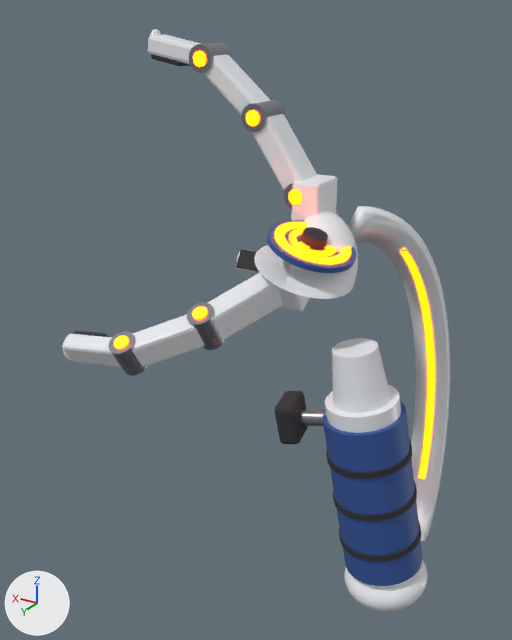
What one commit did to the glTF model Tools/claw/claw_tool.glb.
Before and after are seen from a 50 mm lens placed at (-0.072, 0.232, 0.14), pointed at (0.064, 0.006, 0.027). Every picture has the same lights, and +X, +Y and +Z are marked at lower left. The picture after the commit comes second. Vertices at exactly the same position are counted once.

The scene before the commit, as lines of its bpy script (objects in view):
```python
me_clawbody = bpy.data.meshes.new('ClawBody')
me_clawbody.from_pydata(...)  # 3042 vertices, 5992 faces; spans x -0.019..0.055, y -0.07..0.039, z -0.085..0.086
# faces by material slot: [3004, 376, 572, 1792, 248]
me_clawbody.materials.append(mat_m_clawwhite)  # white #eaecf0
me_clawbody.materials.append(mat_m_clawblue)  # blue #305599
me_clawbody.materials.append(mat_m_clawrubber)  # dark grey #303035
me_clawbody.materials.append(mat_m_clawglow)  # orange #ff6100, glowing orange #ff6100
me_clawbody.materials.append(mat_m_clawmetal)  # grey #999ba2
me_f2s0 = bpy.data.meshes.new('F2S0')
me_f2s0.from_pydata(...)  # 224 vertices, 428 faces; spans x 0.041..0.0666, y 0.0089..0.0436, z 0.0313..0.0596
# faces by material slot: [108, 108, 92, 120]
me_f2s0.materials.append(mat_m_clawwhite)  # white #eaecf0
me_f2s0.materials.append(mat_m_clawblue)  # blue #305599
me_f2s0.materials.append(mat_m_clawmetal)  # grey #999ba2
me_f2s0.materials.append(mat_m_clawglow)  # orange #ff6100, glowing orange #ff6100
me_f2s1 = bpy.data.meshes.new('F2S1')
me_f2s1.from_pydata(...)  # 224 vertices, 428 faces; spans x 0.0594..0.0882, y 0.032..0.0605, z 0.0219..0.0459
# faces by material slot: [108, 108, 92, 120]
me_f2s1.materials.append(mat_m_clawwhite)  # white #eaecf0
me_f2s1.materials.append(mat_m_clawblue)  # blue #305599
me_f2s1.materials.append(mat_m_clawmetal)  # grey #999ba2
me_f2s1.materials.append(mat_m_clawglow)  # orange #ff6100, glowing orange #ff6100
ob_clawbody = bpy.data.objects.new('ClawBody', me_clawbody)
ob_clawbody.location = (0.0, 0.0, 0.0)
ob_f2s0 = bpy.data.objects.new('F2S0', me_f2s0)
ob_f2s0.location = (0.0, 0.0, 0.0)
ob_f2s1 = bpy.data.objects.new('F2S1', me_f2s1)
ob_f2s1.location = (0.0, 0.0, 0.0)
# also in view: 'F0S1' at (0.074, 0.0, 0.114); 'F0S2' at (0.098, 0.0, 0.128); 'F2S2' at (0.098, 0.057, 0.027); 'F0S0' at (0.054, 0.0, 0.091)
```
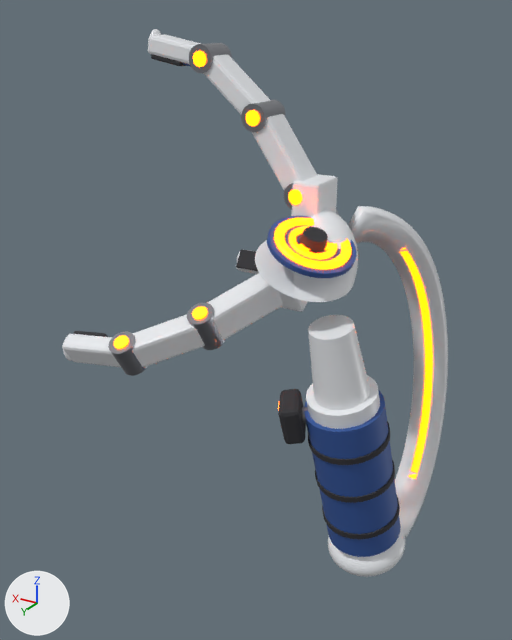
Where the change shows, as pixel boxes (x1, y1, x2, y2) in the pictures (512 x 640 px; the box of a moved part takes in the faces that stretch with it):
'ClawBody', reshaped (8% shorter)
    before: (254, 174, 450, 611)
    after: (255, 174, 448, 577)
part 1 of me_clawbody, moved or reshaped
    before: (325, 385, 412, 588)
    after: (306, 375, 383, 558)
part 2 of me_clawbody, moved or reshaped
    before: (344, 560, 428, 611)
    after: (328, 525, 405, 577)
part 3 of me_clawbody, moved or reshaped
    before: (332, 338, 391, 413)
    after: (308, 315, 370, 410)
part 4 of me_clawbody, moved or reshaped
    before: (322, 401, 422, 586)
    after: (304, 391, 401, 557)
part 5 of me_clawbody, moved or reshaped
    before: (267, 221, 356, 273)
    after: (267, 216, 356, 278)
part 6 of me_clawbody, moved or reshaped
    before: (339, 521, 421, 562)
    after: (322, 497, 400, 539)
part 7 of me_clawbody, moved or reshaped
    before: (333, 482, 417, 521)
    after: (315, 459, 395, 503)
part 8 of me_clawbody, moved or reshaped
    before: (326, 440, 412, 479)
    after: (308, 421, 390, 465)
part 9 of me_clawbody, moved or reshaped
    before: (275, 391, 308, 444)
    after: (278, 389, 306, 444)
part 10 of me_clawbody, moved or reshaped
    before: (274, 222, 351, 265)
    after: (274, 217, 352, 270)
part 11 of me_clawbody, moved or reshaped
    before: (289, 229, 337, 257)
    after: (288, 226, 337, 260)
part 12 of me_clawbody, moved or reshaped
    before: (299, 241, 310, 248)
    after: (299, 243, 310, 251)
part 13 of me_clawbody, moved or reshaped (mostly hidden afterwards)
    before: (299, 409, 326, 426)
    after: (302, 407, 308, 423)
part 14 of me_clawbody, moved or reshaped
    before: (254, 209, 358, 299)
    after: (255, 209, 358, 302)
part 15 of me_clawbody, moved or reshaped
    before: (409, 299, 450, 542)
    after: (395, 298, 448, 538)

Patch to the scene script:
```diff
--- a/Tools/claw/claw_tool.glb.py
+++ b/Tools/claw/claw_tool.glb.py
@@ me_clawbody @@
-me_clawbody.from_pydata(...)  # 3042 vertices, 5992 faces; spans x -0.019..0.055, y -0.07..0.039, z -0.085..0.086
+me_clawbody.from_pydata(...)  # 3042 vertices, 5992 faces; spans x -0.005..0.055, y -0.072..0.038, z -0.084..0.086
+# me_clawbody part 1: the loose piece of 64 vertices spanning x -0.016..0.023, y 0.005..0.036, z -0.066..0.017 is multiplied about its middle by the matrix ((0.997, 0.006, -0.071), (0.006, 0.988, 0.157), (0.071, -0.157, 0.985)), then moved by (0.012, -0.009, -0.001)
+# me_clawbody part 2: the loose piece of 482 vertices spanning x -0.019..0.013, y 0.002..0.035, z -0.073..-0.053 is multiplied about its middle by the matrix ((0.997, 0.006, -0.071), (0.006, 0.988, 0.157), (0.071, -0.157, 0.985)), then moved by (0.014, -0.015, 0.0)
+# me_clawbody part 3: the loose piece of 64 vertices spanning x 0.0..0.021, y 0.012..0.033, z 0.011..0.036 is multiplied about its middle by the matrix ((1.004, 0.007, -0.034), (0.019, 0.992, 0.236), (0.135, -0.137, 1.355)), then moved by (0.009, 0.0, 0.003)
+# me_clawbody part 4: the loose piece of 64 vertices spanning x -0.016..0.024, y 0.004..0.037, z -0.058..0.011 is multiplied about its middle by the matrix ((0.997, 0.006, -0.071), (0.006, 0.988, 0.157), (0.071, -0.157, 0.985)), then moved by (0.012, -0.009, -0.001)
+# me_clawbody part 5: the loose piece of 128 vertices spanning x 0.017..0.047, y 0.006..0.037, z 0.062..0.073 is multiplied about its middle by the matrix ((0.998, 0.024, -0.062), (-0.015, 0.989, 0.147), (0.065, -0.146, 0.987))
+# me_clawbody part 6: the loose piece of 64 vertices spanning x -0.015..0.016, y 0.004..0.035, z -0.047..-0.039 is multiplied about its middle by the matrix ((0.997, 0.006, -0.071), (0.006, 0.988, 0.157), (0.071, -0.157, 0.985)), then moved by (0.013, -0.012, -0.002)
+# me_clawbody part 7: the loose piece of 64 vertices spanning x -0.012..0.019, y 0.005..0.036, z -0.029..-0.021 is multiplied about its middle by the matrix ((0.997, 0.006, -0.071), (0.006, 0.988, 0.157), (0.071, -0.157, 0.985)), then moved by (0.012, -0.009, 0.0)
+# me_clawbody part 8: the loose piece of 64 vertices spanning x -0.009..0.022, y 0.006..0.037, z -0.011..-0.003 is multiplied about its middle by the matrix ((0.997, 0.006, -0.071), (0.006, 0.988, 0.157), (0.071, -0.157, 0.985)), then moved by (0.011, -0.006, 0.001)
+# me_clawbody part 9: the loose piece of 56 vertices spanning x 0.03..0.042, y 0.019..0.035, z -0.007..0.01 is multiplied about its middle by the matrix ((0.962, -0.269, -0.051), (0.273, 0.955, 0.113), (0.018, -0.123, 0.992)), then moved by (0.0, -0.001, 0.0)
+# me_clawbody part 10: the loose piece of 256 vertices spanning x 0.019..0.045, y 0.009..0.036, z 0.064..0.073 is multiplied about its middle by the matrix ((0.998, 0.024, -0.062), (-0.015, 0.989, 0.147), (0.065, -0.146, 0.987))
+# me_clawbody part 11: the loose piece of 128 vertices spanning x 0.023..0.04, y 0.014..0.031, z 0.066..0.072 is multiplied about its middle by the matrix ((0.998, 0.024, -0.062), (-0.015, 0.989, 0.147), (0.065, -0.146, 0.987))
+# me_clawbody part 12: the loose piece of 32 vertices spanning x 0.031..0.035, y 0.025..0.029, z 0.068..0.07 is moved by (0.0, 0.0, -0.001)
+# me_clawbody part 13: the loose piece of 32 vertices spanning x 0.021..0.034, y 0.021..0.029, z -0.001..0.007 is multiplied about its middle by the matrix ((0.379, -0.347, 0.134), (-0.033, 0.919, -0.004), (0.104, 0.08, 0.977)), then moved by (0.004, -0.001, -0.001)
+# me_clawbody part 14: 600 of 3042 vertices moved; they spanned x 0.018..0.055, y -0.015..0.039, z 0.044..0.075 and now span x 0.019..0.055, y -0.015..0.038, z 0.044..0.075; mean shift (0.0, -0.001, 0.0); largest move (0.026, 0.037, 0.055) -> (0.027, 0.035, 0.053)
+# me_clawbody part 15: 200 of 3042 vertices moved; they spanned x -0.011..0.023, y -0.07..0.013, z -0.085..0.018 and now span x 0.003..0.023, y -0.072..-0.002, z -0.084..0.018; mean shift (0.005, -0.005, 0.0); largest move (0.0, -0.009, -0.069) -> (0.018, -0.021, -0.079)
+# other edits to the shape of me_clawbody do not show in these pictures
 me_clawbody.materials.append(mat_m_clawwhite)
```
